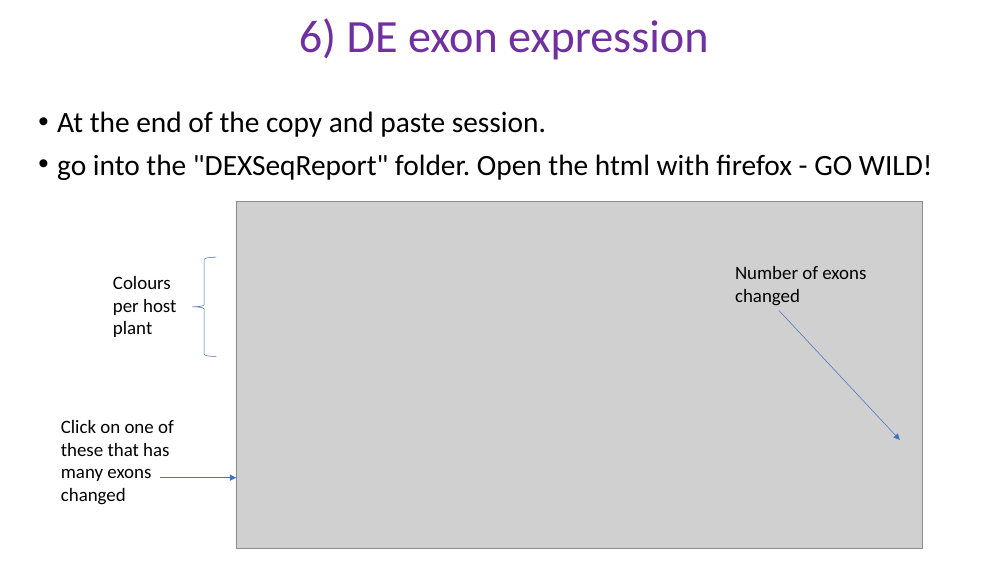
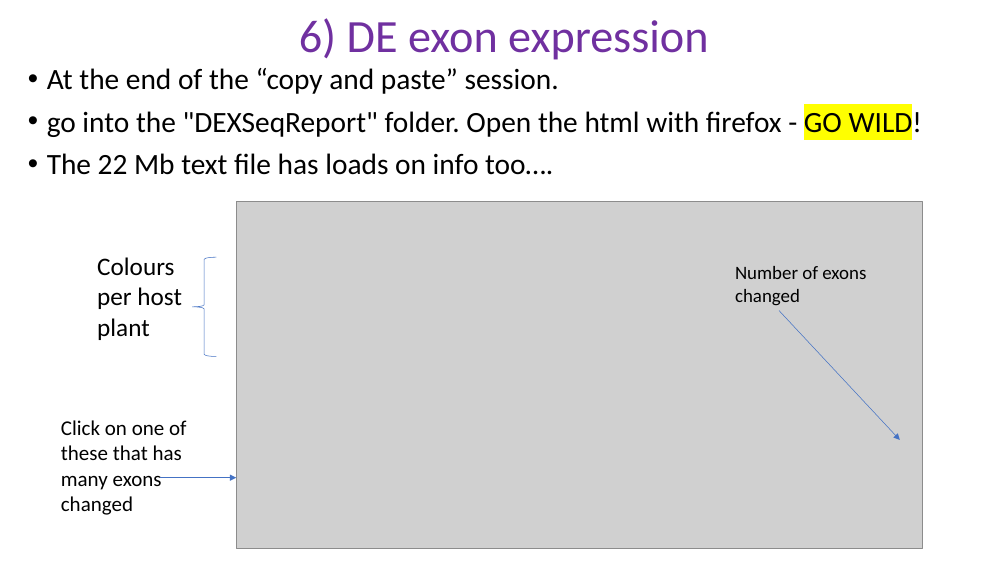
Before and after one commit to schlogl2017/RNAseq_workshop, a slide deck: slide 16 of powerpoint/6_RNAseq_DE.pptx. Drawn at 1008x567 pixels with LibreOffice and Linux fonts; fonts in the diff are those of the drawing; grey boxes stand for pictures. Boxes give left, top, right and bottom in pixels: in the first picture for what was removed or moved away, otherwise in the second. Text is boxed around its words. In the diff, an @@ line names an element or a change of style, - is before the commit and + after.

```diff
--- a/powerpoint/6_RNAseq_DE.pptx
+++ b/powerpoint/6_RNAseq_DE.pptx
@@ text "At the end of the ...": place and size @@
-text "At the end of the ..." at (57, 111, 933, 180)
+text "At the end of the ..." at (47, 68, 922, 175)
@@ text at (47, 68, 559, 94): text changed @@
-• At the end of the copy and paste session.
+• At the end of the “copy and paste” session.
@@ text at (47, 107, 922, 139): highlight none to #FFFF00 in "GO WILD!" @@
@@ text at (47, 153, 553, 175): paragraph added @@
+• The 22 Mb text file has loads on info too….
@@ text "Colours per host plant": place and size @@
-text "Colours per host plant" at (113, 276, 176, 337)
+text "Colours per host plant" at (97, 257, 182, 340)
@@ text "Colours per host plant" at (97, 257, 182, 340): size 18 to 24 pt @@
@@ text "Click on one of these ..." at (61, 420, 187, 515): size 18 to 20 pt @@
```
Also in this commit, not shown: 12 other slides changed, 1 slide added, 1 slide removed, 22 other files.
